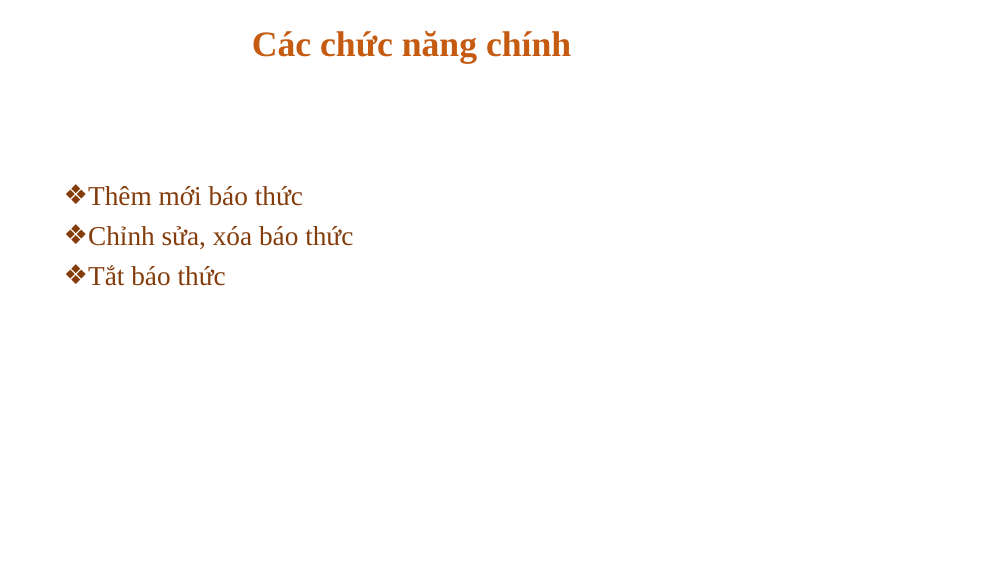
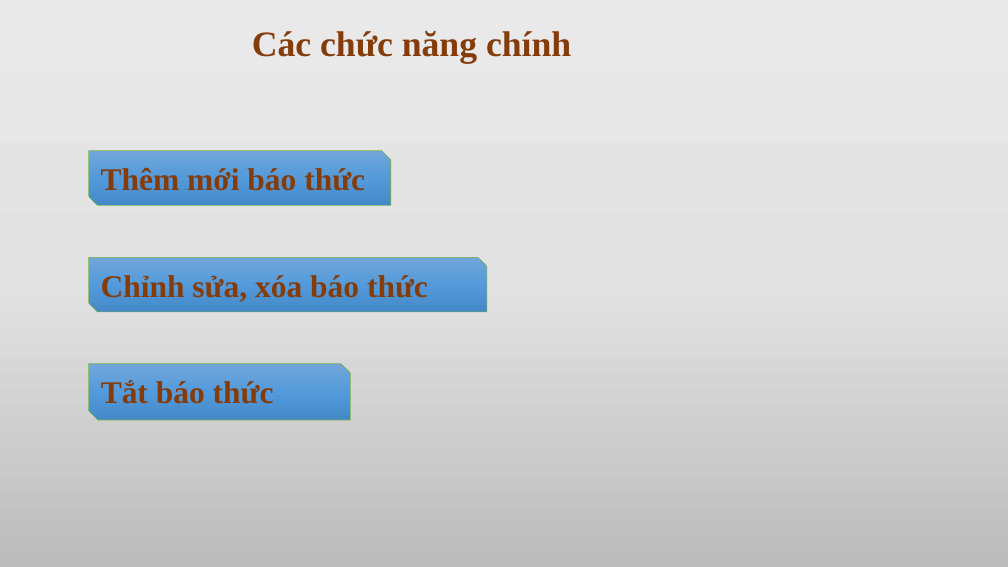
Before and after one commit to hungsoccerprince/XuanHung, a slide deck: slide 8 of DATN/DATN.pptx. Drawn at 1008x567 pixels with LibreOffice and Linux fonts; fonts in the diff are those of the drawing. Boxes give left, top, right and bottom in pixels: in the first picture for what was removed or moved away, otherwise in the second. Text is boxed around its words. In the diff, an @@ line names an element or a change of style, - is before the commit and + after.

```diff
--- a/DATN/DATN.pptx
+++ b/DATN/DATN.pptx
@@ background #FFFFFF to gradient #EBEAEA to #E4E3E3 to #BDBCBC @@
@@ title "Các chức năng chính" at (x1=252, y1=31, x2=571, y2=64): text colour #C55A11 to #843C0B @@
@@ snip diag rect added at (x1=88, y1=150, x2=391, y2=205), fill gradient #71A6DB to #559BDB to #448ACA, outline #70AD47 0.5 pt, 30 pt, text #843C0B, bold @@
+Thêm mới báo thức
@@ text removed at (x1=88, y1=186, x2=353, y2=286) @@
-❖ Thêm mới báo thức
-❖ Chỉnh sửa, xóa báo thức
-❖ Tắt báo thức
@@ snip diag rect added at (x1=88, y1=257, x2=487, y2=312), fill gradient #71A6DB to #559BDB to #448ACA, outline #70AD47 0.5 pt, 30 pt, text #843C0B, bold @@
+Chỉnh sửa, xóa báo thức
@@ snip diag rect added at (x1=88, y1=364, x2=350, y2=420), fill gradient #71A6DB to #559BDB to #448ACA, outline #70AD47 0.5 pt, 30 pt, text #843C0B, bold @@
+Tắt báo thức
```
Also in this commit, not shown: 15 other slides changed.
